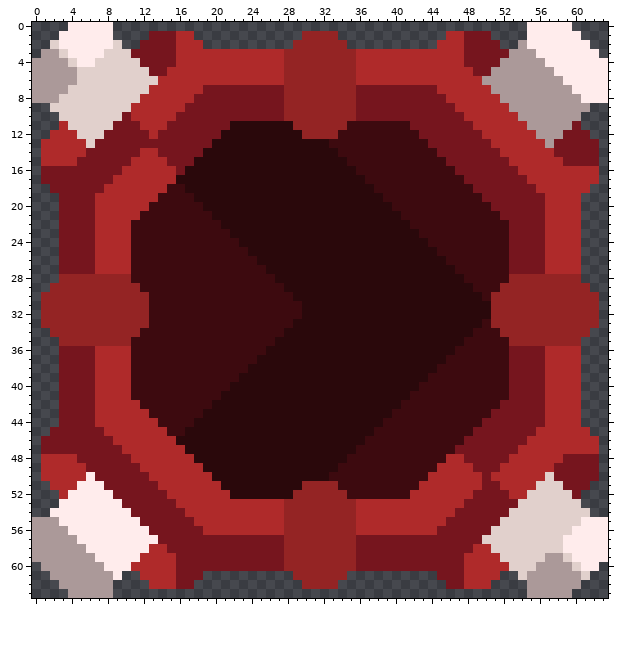
File history of a pixel-art sprite, sprites/blocks/units/Nest.png. This is how it looked before the edit.
The file is 64x64 pixels.
The same view after the edit:
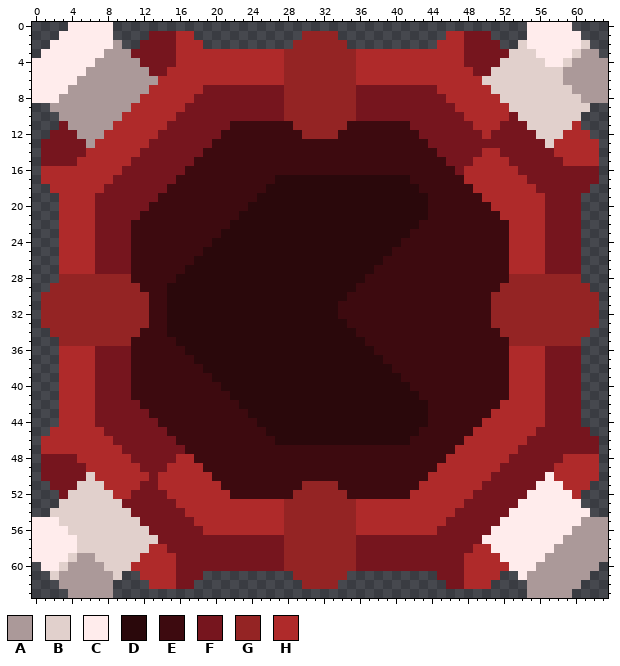
Palette (. is transparent): A #ab9999  B #e1d0cc  C #ffecec  D #2a080b  E #3d0a0f  F #76151e  G #942424  H #af2a2a
From old to new:
Changed rows in their new state; - is an unchanged pixel.
first column x 0:
 2 --C------A--------------------------------------------B------B--
 3 -CCC----AAA------------------------------------------BBB----BAA-
 4 CCCCC--AAAAA----------------------------------------BBBBB--BAAAA
 5 CCCCCCAAAAAAA--------------------------------------BBBBBBBBAAAAA
 6 CCCCCAAAAAAAAA------------------------------------BBBBBBBBBAAAAA
 7 CCCCAAAAAAAAA--------------------------------------BBBBBBBBBAAAA
 8 CCCAAAAAAAAA----------------------------------------BBBBBBBBBAAA
 9 --AAAAAAAAA------------------------------------------BBBBBBBBB--
10 ---AAAAAAAH------------------------------------------FBBBBBBB---
11 ---FAAAAAHHH----------EEEEEEE-----------------------FFFBBBBBH---
12 --FFFAAAHHHHH--------EEEEEEEEE---------------------FFFFFBBBHHH--
13 -FFFFFAHHHHHH-------EEEEEEEEEEEEE------------------FFFFFFBHHHHH-
14 -FFFFFHHHHHHFF-----EEEEEEEEEEEEEEE----------------HHFFFFFFHHHHH-
15 -FFFFHHHHHHFFFF---EEEEEEEEEEEEEEEEE--------------HHHHFFFFFFHHHH-
16 -HHHHHHHHHFFFFFF-EEEEEEEEEEEEEEEEEEE------------HHHHHHFFFFFFFFF-
17 -HHHHHHHHFFFFFFFEEEEEEEEEEE----------DDDDD------HHHHHHHFFFFFFFF-
18 --HHHHHHFFFFFFF--EEEEEEEEE------------DDDDD------HHHHHHHFFFFFF--
19 ---HHHHFFFFFFF----EEEEEEE--------------DDDDD------HHHHHHHFFFF---
20 ---HHHHFFFFFF------EEEEE----------------DDDD-------HHHHHHFFFF---
21 ---HHHHFFFFF--------EEE------------------DDD--------HHHHHFFFF---
22 ---HHHHFFFF----------E--------------------D----------HHHHFFFF---
23 ---HHHHFFFF----------D--------------------E----------HHHHFFFF---
24 ---HHHHFFFF---------DDD------------------EEE---------HHHHFFFF---
25 ---HHHHFFFF--------DDDDD----------------EEEEE--------HHHHFFFF---
26 ---HHHHFFFF-------DDDDDDD--------------EEEEEEE-------HHHHFFFF---
27 ---HHHHFFFF------DDDDDDDDD------------EEEEEEEEE------HHHHFFFF---
28 ----------------DDDDDDDDDDD----------EEEEEEEEEEE----------------
29 ---------------DDDDDDDDDDDDD--------EEEEEEEEEEEEE---------------
30 ---------------DDDDDDDDDDDDDD------EEEEEEEEEEEEEEE--------------
31 ---------------DDDDDDDDDDDDDDD----EEEEEEEEEEEEEEEEE-------------
32 ---------------DDDDDDDDDDDDDDD----EEEEEEEEEEEEEEEEE-------------
33 ---------------DDDDDDDDDDDDDD------EEEEEEEEEEEEEEE--------------
34 ---------------DDDDDDDDDDDDD--------EEEEEEEEEEEEE---------------
35 ----------------DDDDDDDDDDD----------EEEEEEEEEEE----------------
36 ---HHHHFFFF------DDDDDDDDD------------EEEEEEEEE------HHHHFFFF---
37 ---HHHHFFFF-------DDDDDDD--------------EEEEEEE-------HHHHFFFF---
38 ---HHHHFFFF--------DDDDD----------------EEEEE--------HHHHFFFF---
39 ---HHHHFFFF---------DDD------------------EEE---------HHHHFFFF---
40 ---HHHHFFFF----------D--------------------E----------HHHHFFFF---
41 ---HHHHFFFF----------E--------------------D----------HHHHFFFF---
42 ---HHHHFFFFF--------EEE------------------DDD--------HHHHHFFFF---
43 ---HHHHFFFFFF------EEEEE----------------DDDD-------HHHHHHFFFF---
44 ---HHHHFFFFFFF----EEEEEEE--------------DDDDD------HHHHHHHFFFF---
45 --HHHHHHFFFFFFF--EEEEEEEEE------------DDDDD------HHHHHHHFFFFFF--
46 -HHHHHHHHFFFFFFFEEEEEEEEEEE----------DDDDD------HHHHHHHFFFFFFFF-
47 -HHHHHHHHHFFFFFFFEEEEEEEEEEEEEEEEEEE-----------HHHHHHHFFFFFFFFF-
48 -FFFFHHHHHHFFFFF--EEEEEEEEEEEEEEEEE-------------HHHHHFFFFFFHHHH-
49 -FFFFFHHHHHHFFF----EEEEEEEEEEEEEEE---------------HHHFFFFFFHHHHH-
50 -FFFFFBHHHHHHF------EEEEEEEEEEEEE-----------------HFFFFFFCHHHHH-
51 --FFFBBBHHHH---------EEEEEEEEE----------------------FFFFCCCHHH--
52 ---FBBBBBHH-----------EEEEEEE------------------------FFCCCCCH---
53 ---BBBBBBB--------------------------------------------CCCCCCC---
54 --BBBBBBBBB------------------------------------------CCCCCCCCC--
55 CCCBBBBBBBBB----------------------------------------CCCCCCCCCAAA
56 CCCCBBBBBBBBB--------------------------------------CCCCCCCCCAAAA
57 CCCCCBBBBBBBBB------------------------------------CCCCCCCCCAAAAA
58 CCCCCBBBBBBBB--------------------------------------CCCCCCCAAAAAA
59 CCCCB--BBBBB----------------------------------------CCCCC--AAAAA
60 -CCB----BBB------------------------------------------CCC----AAA-
61 --B------B--------------------------------------------C------A--
Boxes around the changes in both pictures, in picture pixels (x1, y1, x2, y2):
changed: (32, 40, 608, 580)
